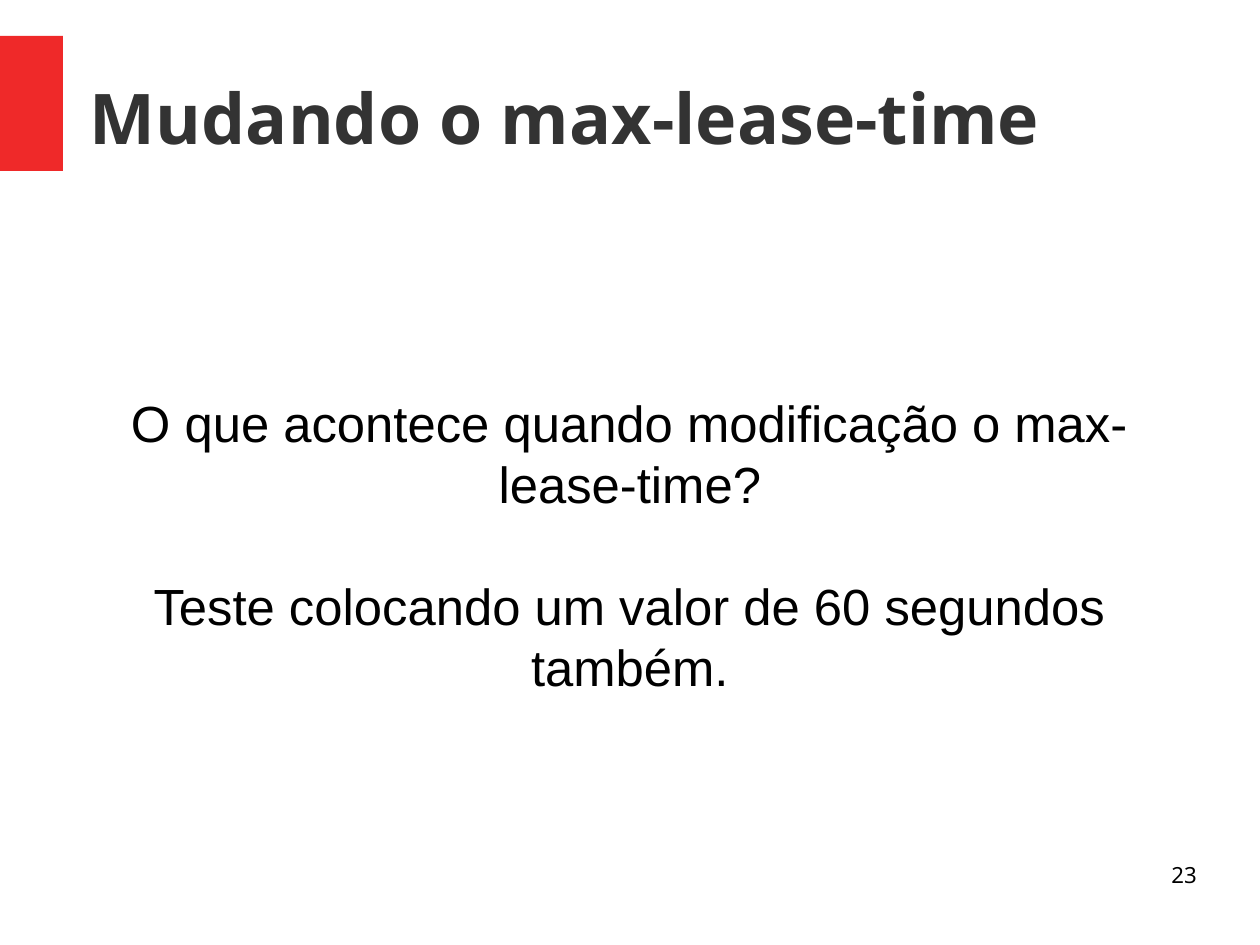
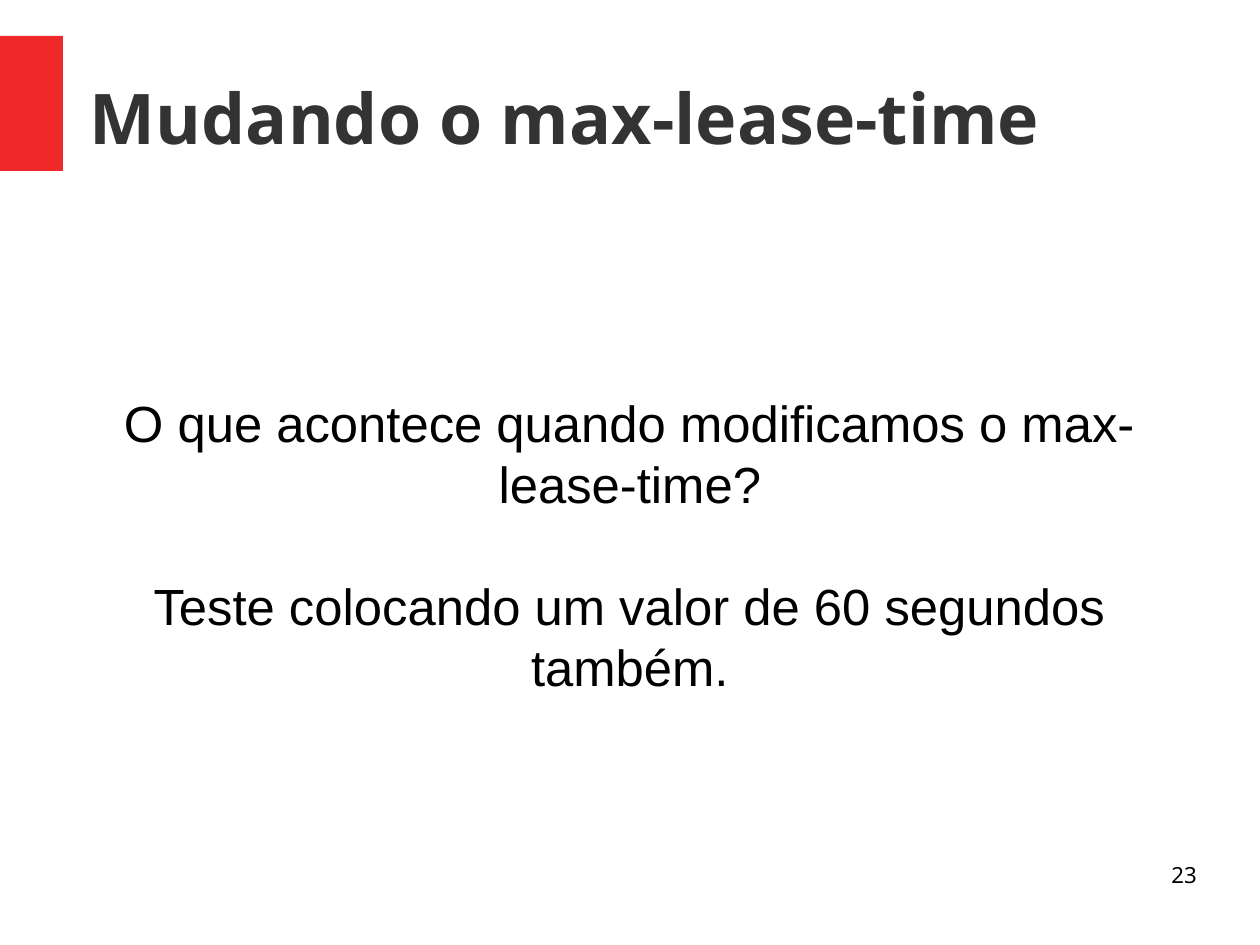
Before and after one commit to viniciusalveshax/aulas, a slide deck: slide 23 of adm-seg-redes/07-dhcp/07-dhcp.odp. Drawn at 1260x945 pixels with LibreOffice and Linux fonts; fonts in the diff are those of the drawing. Boxes give left, top, right and bottom in pixels: in the first picture for what was removed or moved away, otherwise in the second. Text is boxed around its words. In the diff, an @@ line names an element or a change of style, - is before the commit and + after.

```diff
--- a/adm-seg-redes/07-dhcp/07-dhcp.odp
+++ b/adm-seg-redes/07-dhcp/07-dhcp.odp
@@ subtitle at box(124, 405, 1134, 504): text changed @@
-O que acontece quando modificação o max-lease-time?
+O que acontece quando modificamos o max-lease-time?
```
Also in this commit, not shown: 3 other slides changed, 1 other file.
